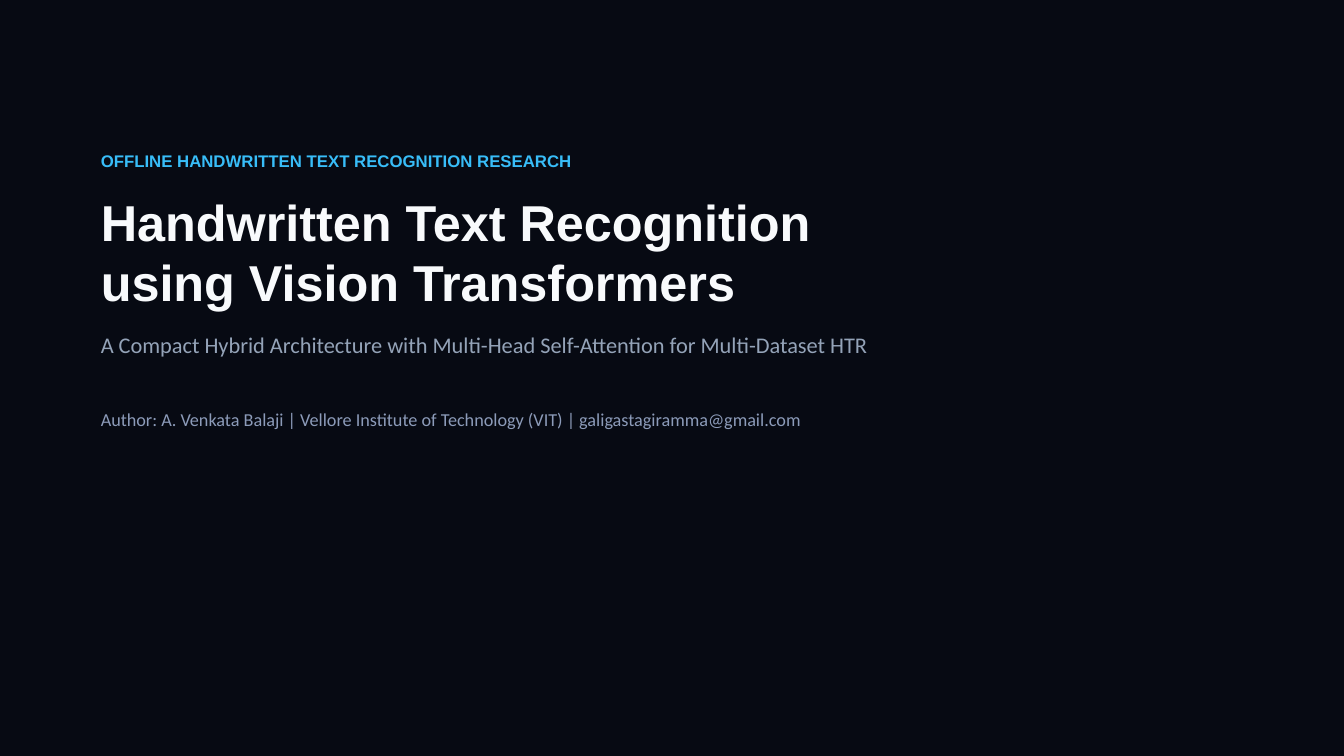
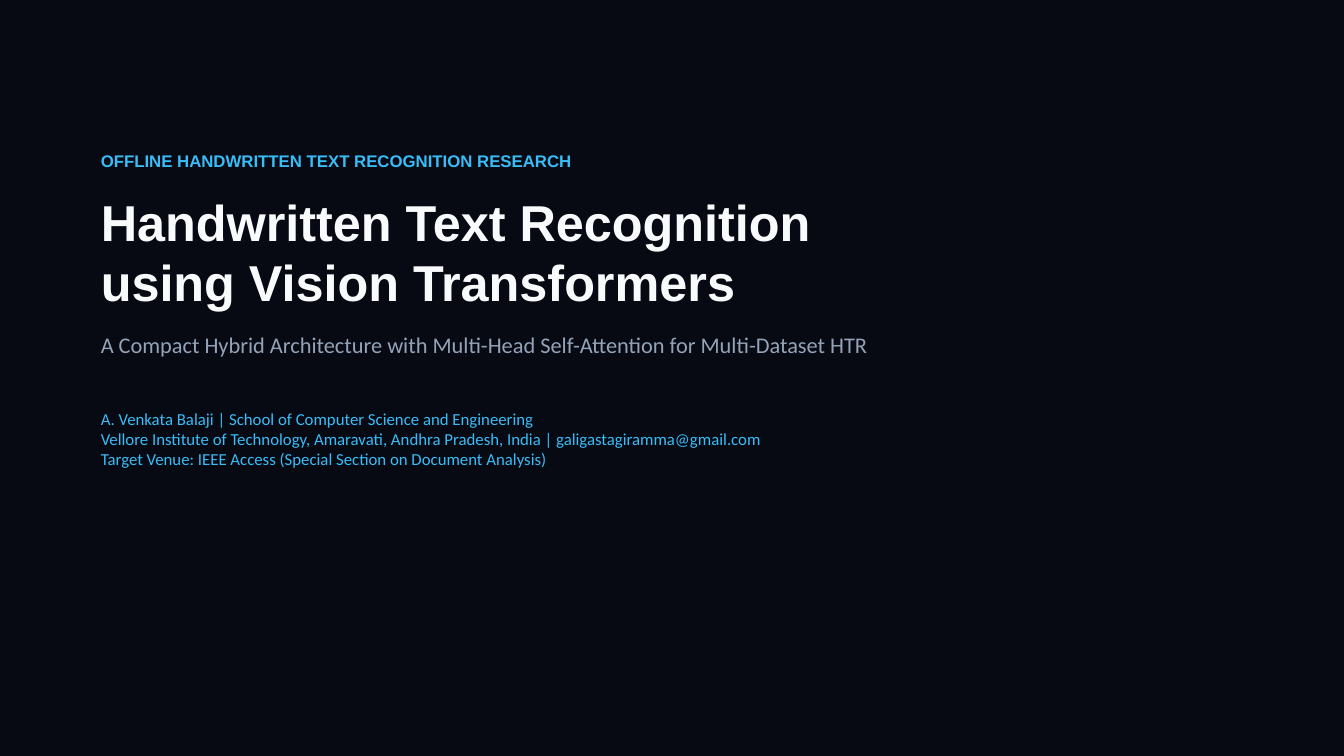
Before and after one commit to Balaji268268/HandwrittenTextRecognition, a slide deck: slide 1 of docs/presentation/Handwritten_Text_Recognition_MNC_Keynote.pptx. Drawn at 1344x756 pixels with LibreOffice and Linux fonts; fonts in the diff are those of the drawing. Boxes give left, top, right and bottom in pixels: in the first picture for what was removed or moved away, otherwise in the second. Text is boxed around its words. In the diff, an @@ line names an element or a change of style, - is before the commit and + after.

Commit message:
Add qualitative test prediction figures, visual failure analysis, and plain-English descriptions across paper and keynote

```diff
--- a/docs/presentation/Handwritten_Text_Recognition_MNC_Keynote.pptx
+++ b/docs/presentation/Handwritten_Text_Recognition_MNC_Keynote.pptx
@@ text at (101, 413, 760, 468): text changed; size 13 to 12 pt; text colour #8C9BB9 to #38BDF8 @@
-Author: A. Venkata Balaji | Vellore Institute of Technology (VIT) | galigastagiramma@gmail.com
+A. Venkata Balaji | School of Computer Science and Engineering
+Vellore Institute of Technology, Amaravati, Andhra Pradesh, India | galigastagiramma@gmail.com
+Target Venue: IEEE Access (Special Section on Document Analysis)
```
Also in this commit, not shown: 2 other slides changed, 1 slide added, 10 other files.
